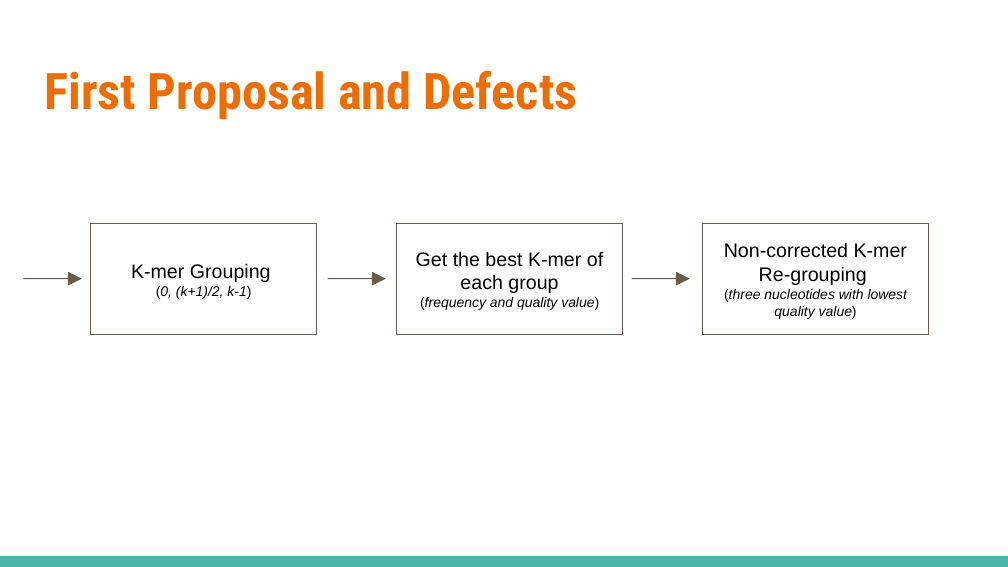
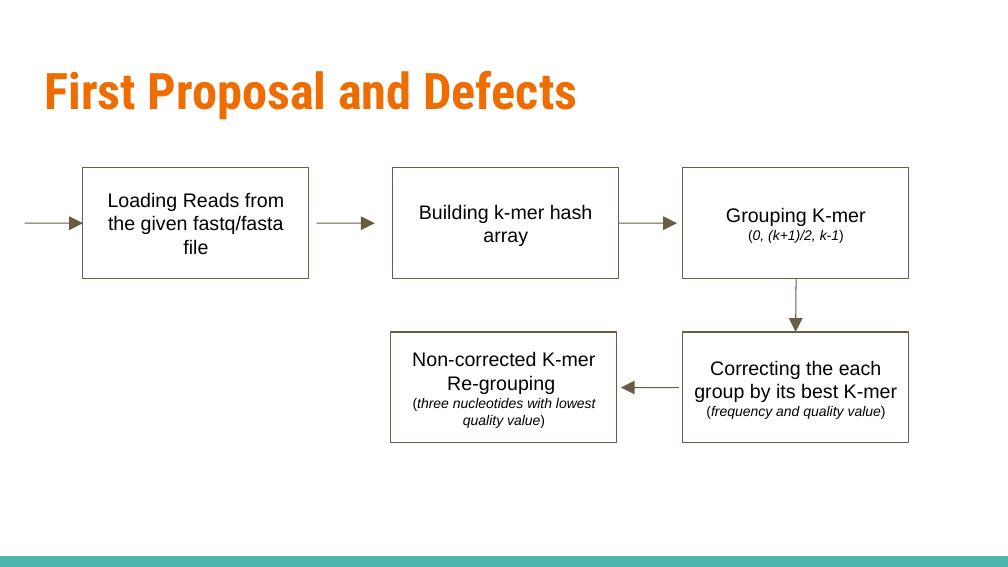
Before and after one commit to salmagomaa/masters-seminar, a slide deck: slide 46 of Presentation/DNA_Seq_Error_Corr_Alg.odp (slide 44 before the commit). Drawn at 1008x567 pixels with LibreOffice and Linux fonts; fonts in the diff are those of the drawing. Boxes give left, top, right and bottom in pixels: in the first picture for what was removed or moved away, otherwise in the second. Text is boxed around its words. In the diff, an @@ line names an element or a change of style, - is before the commit and + after.

```diff
--- a/Presentation/DNA_Seq_Error_Corr_Alg.odp
+++ b/Presentation/DNA_Seq_Error_Corr_Alg.odp
@@ rectangle added at bbox=[83, 167, 308, 278], outline #695D46 0.74 pt, 14 pt, text #000000 @@
+Loading Reads from the given fastq/fasta file
@@ rectangle added at bbox=[393, 167, 619, 278], outline #695D46 0.74 pt, 14 pt, text #000000 @@
+Building k-mer hash array
@@ rectangle "Grouping K-mer": place and size @@
-rectangle "Grouping K-mer" at bbox=[91, 223, 317, 334]
+rectangle "Grouping K-mer" at bbox=[682, 167, 908, 278]
@@ text in rectangle at bbox=[726, 207, 865, 226]: text changed @@
-K-mer Grouping
+Grouping K-mer
@@ arrow moved from (23, 278) - (82, 278) to (25, 223) - (83, 223) @@
@@ arrow moved from (328, 278) - (386, 278) to (317, 223) - (375, 223) @@
@@ arrow moved from (632, 278) - (689, 278) to (619, 223) - (677, 223) @@
@@ arrow added from (796, 278) to (795, 332), #695D46 0.74 pt @@
@@ rectangle "Non-corrected K-mer Re-grouping": place and size @@
-rectangle "Non-corrected K-mer Re-grouping" at bbox=[703, 223, 928, 334]
+rectangle "Non-corrected K-mer Re-grouping" at bbox=[391, 332, 617, 443]
@@ rectangle "Correcting the each group by ...": place and size @@
-rectangle "Correcting the each group by ..." at bbox=[396, 223, 622, 334]
+rectangle "Correcting the each group by ..." at bbox=[682, 332, 908, 443]
@@ arrow added from (679, 388) to (621, 387), #695D46 0.74 pt @@
@@ text in rectangle at bbox=[694, 360, 897, 402]: text changed @@
-Get the best K-mer of each group
+Correcting the each group by its best K-mer
```
Also in this commit, not shown: 6 other slides changed, 2 slides added, 12 other files.
